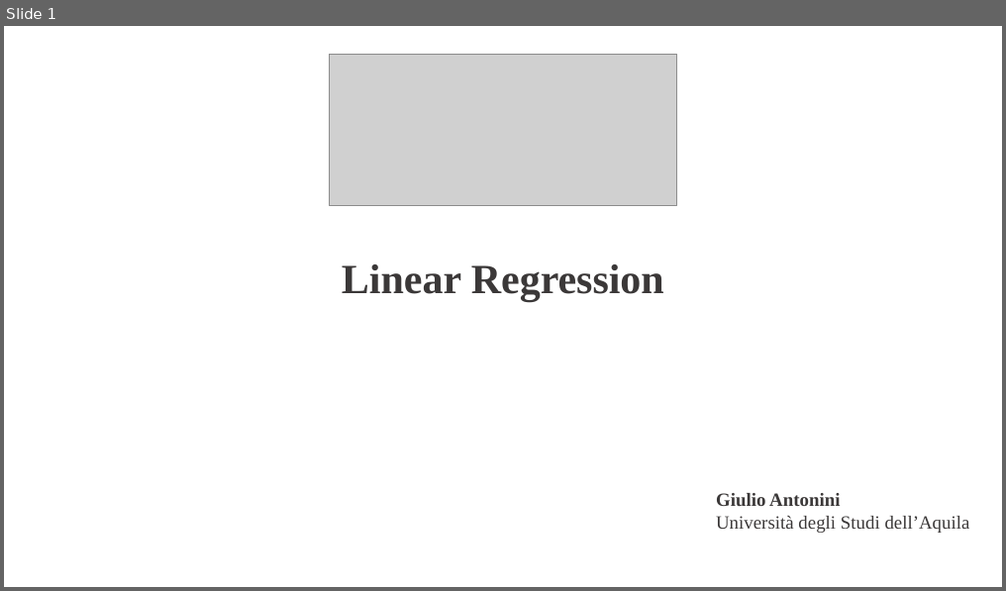
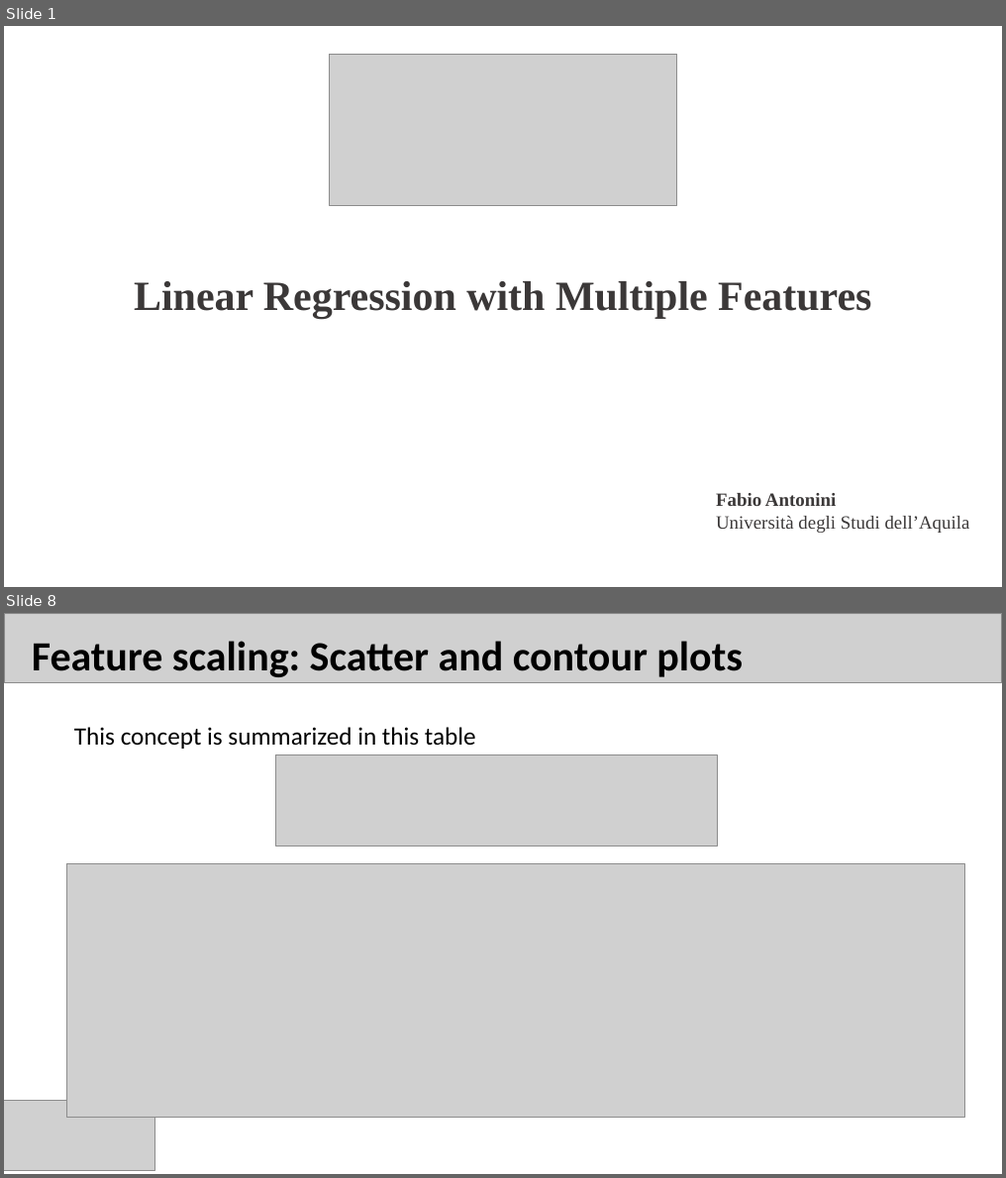
Before and after one commit to fabioantonini/introduction-machine-learning-for-engineers, a slide deck: Lectures/LinearRegressionMultipleFeatures/Slides/LinearRegressionMultipleFeatures.ppt. Shown one above the other, each under a label of ours: slide 1 before the commit, slides 1 and 8 after it; the slides between them are not shown. The pictures are 1006x591 and 1006x1178 pixels, drawn with LibreOffice and Linux fonts; fonts in the diff are those of the drawing; grey boxes stand for pictures; background and template pictures are left out. Boxes give left, top, right and bottom in pixels: in the first picture for what was removed or moved away, otherwise in the second. Text is boxed around its words. In the diff, an @@ line names an element or a change of style, - is before the commit and + after.

```diff
--- a/Lectures/LinearRegressionMultipleFeatures/Slides/LinearRegressionMultipleFeatures.ppt
+++ b/Lectures/LinearRegressionMultipleFeatures/Slides/LinearRegressionMultipleFeatures.ppt
@@ slide 8 added at box(4, 613, 1002, 1174), background #FFFFFF @@
@@ picture added at box(4, 613, 1001, 683) @@
@@ text added at box(32, 641, 743, 677), 40 pt, text #000000, bold @@
+Feature scaling: Scatter and contour plots
@@ text added at box(74, 727, 476, 749), 24 pt, text #000000 @@
+This concept is summarized in this table
@@ picture added at box(275, 756, 717, 847) @@
@@ picture added at box(66, 864, 964, 1117) @@
@@ picture added at box(4, 1100, 154, 1170) @@
@@ slide 1 changed as well @@
@@ text at box(134, 281, 871, 318): text changed @@
-Linear Regression
+Linear Regression with Multiple Features
@@ text at box(716, 493, 836, 506): text changed @@
-Giulio Antonini
+Fabio Antonini
```
Also in this commit, not shown: 1 other slide changed, 16 other slides added, 1 slide removed, 23 other files.
